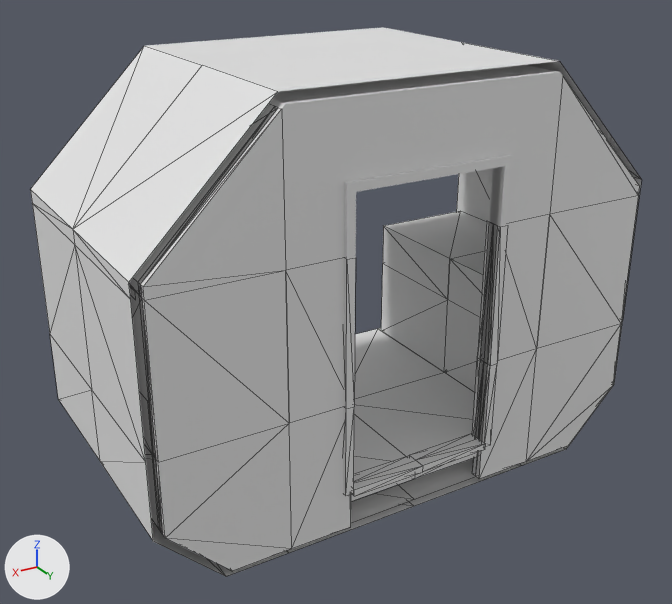
The glTF model space/src/main/resources/assets/jsspace/jsmodels/ship/small_workshop.gltf, before and after one commit.
Both versions are drawn from a 50 mm camera at (3.3, 4.42, 3.92) aimed at (0.11, -0.89, 1.26). Lighting does not change. The marker at lower left points along +X, +Y and +Z. The first picture is the older version. Mesh edges are drawn as thin lines on the coarser meshes. Where no turn or scale is listed for an object, it has been applied to the vertices.

Objects in the first picture: 'c_-1_0_0', 'c_-1_1_0', 'c_-1_2_0', 'c_-2_0_0', 'c_-2_1_0', 'c_0_0_0', 'c_0_1_0', 'c_0_2_0', 'c_1_0_0', 'c_1_1_0', 'c_1_2_0', 'c_1_2_1' and 8 more.
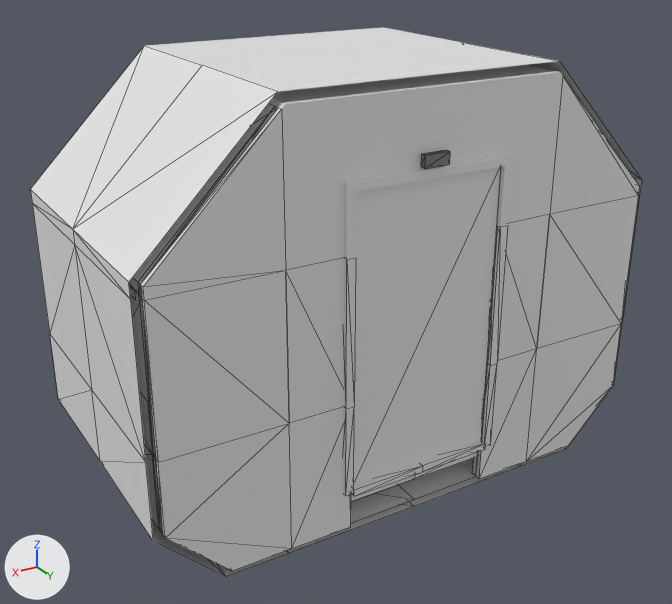
Where the change shows, as pixel boxes [x1, y1, x2, y2] in the pictures (672 x 604 px):
'door_leaf', added: after [354, 167, 501, 485]
'door_lamp_shut', added: after [421, 150, 450, 168]
'c_-2_1_1', unchanged, covered by the edit: before [383, 169, 490, 300]
'c_-2_0_1', unchanged, covered by the edit: before [378, 264, 448, 372]
'c_-1_0_1', unchanged, covered by the edit: before [354, 329, 443, 399]

The change in detail:
Mesh me_door_lamp_shut is new.
It consists of a box spanning x -0.09..0.09, y 0.06..0.1, z -0.04..0.04; a box spanning x -0.09..0.09, y -0.1..-0.06, z -0.04..0.04.
Mesh me_door_leaf is new.
It is a box spanning x -0.55..0.55, y -0.04..0.04, z -1.02..1.02.
Object 'door_lamp_shut' (ob_door_lamp_shut) is new; it shows me_door_lamp_shut.
Its location is (0.0, 0.0, 2.52).
Object 'door_leaf' (ob_door_leaf) is new; it shows me_door_leaf.
Its location is (0.0, 0.0, 1.375).
